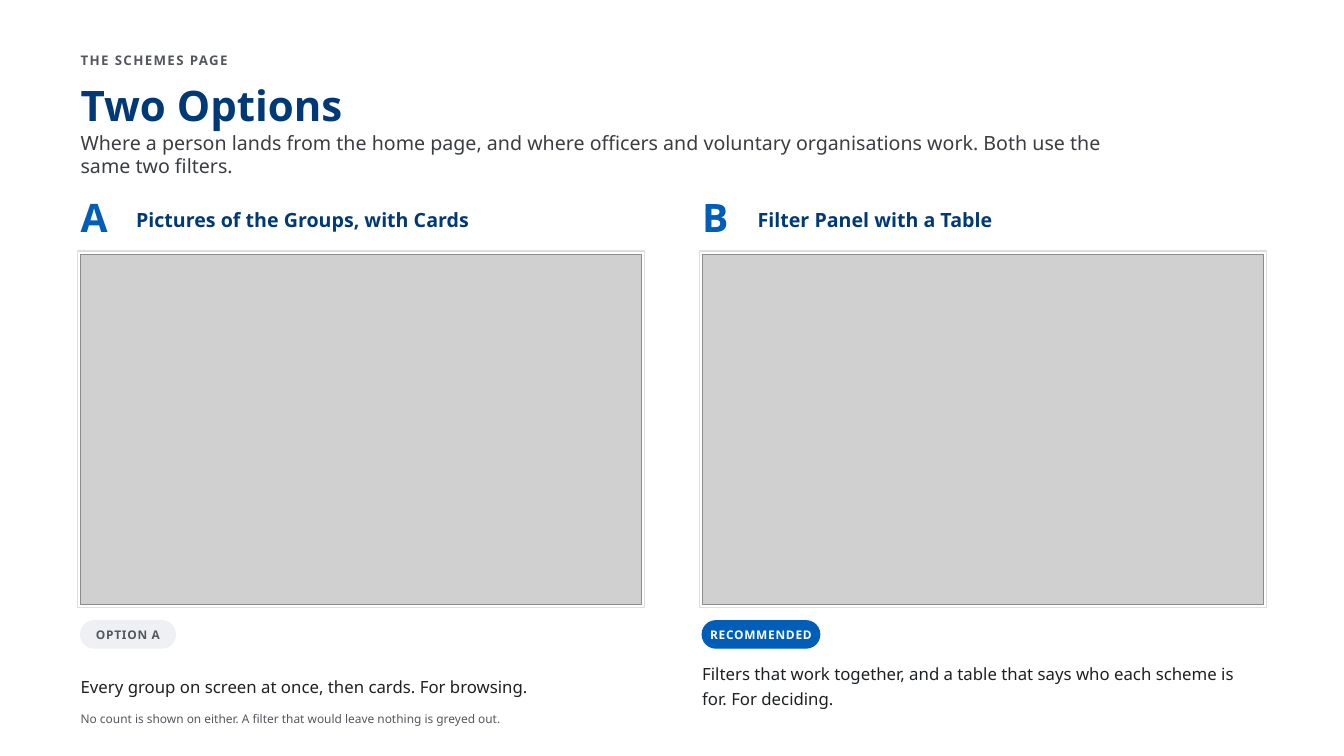
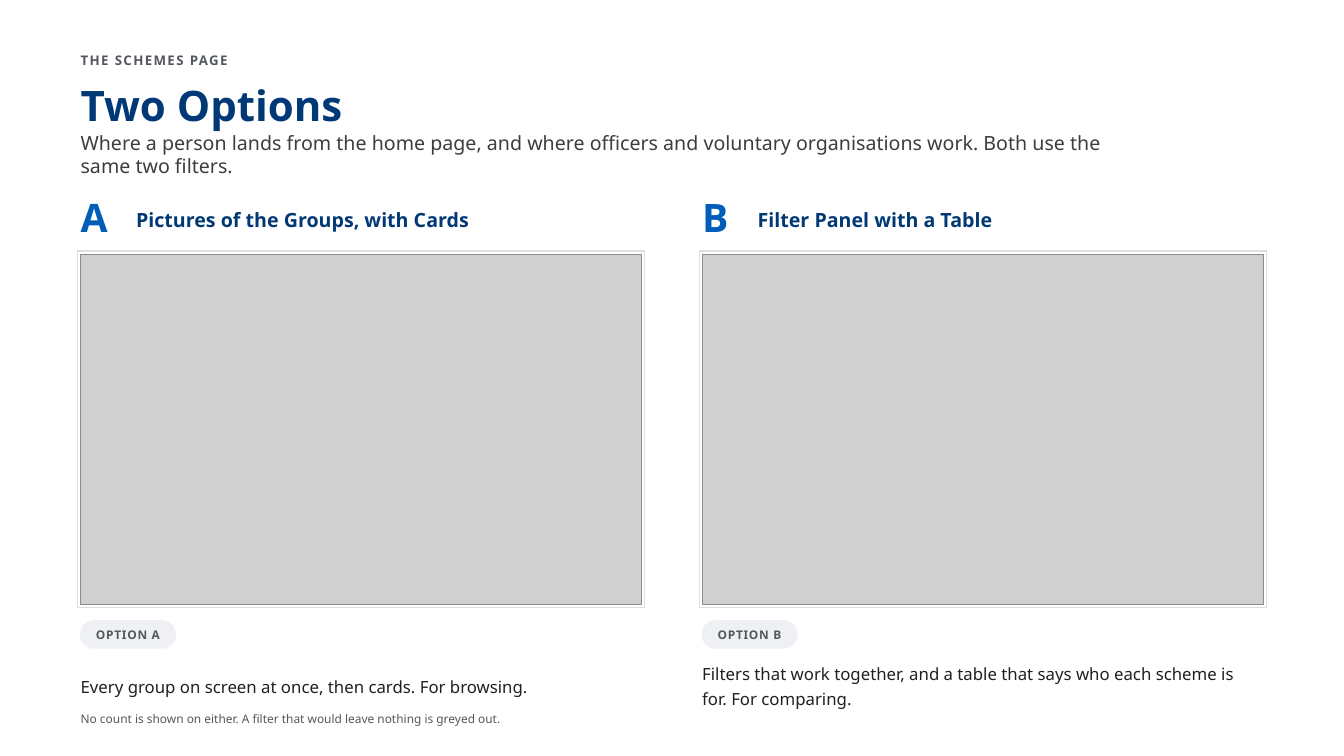
Before and after one commit to AkashShivanand/mosje, a slide deck: slide 7 of docs/plans/MoSJE-Service-Discovery-Options.pptx. Drawn at 1344x756 pixels with LibreOffice and Linux fonts; fonts in the diff are those of the drawing; grey boxes stand for pictures. Boxes give left, top, right and bottom in pixels: in the first picture for what was removed or moved away, otherwise in the second. Text is boxed around its words. In the diff, an @@ line names an element or a change of style, - is before the commit and + after.

Commit message:
feat(service-discovery): a summary that recommends nothing, the WIP Schemes layout, and the assistant on the real site
The deck loses Before Anything Is Built and Three Rules; the closing slide
lists the six options by part of the site and recommends none of them.
The Recommended pills are gone from every page.

Schemes page Option A follows the WIP frame 4759:155021 — search, a Kind
of Support dropdown and Reset above a persona rail that scrolls sideways
and never wraps, every tile the same width with a fixed label height —
and Option B's panel carries a face beside each target group. The
assistant now renders over the website's own home page components, and
its recording hides the demo dock and the accessibility widget.

myScheme's 85 entries for the Ministry are captured in the master and
reconciled to the records in the data-sources report's §9; nothing on a
screen comes from it. The audit's §5 records this pass.

```diff
--- a/docs/plans/MoSJE-Service-Discovery-Options.pptx
+++ b/docs/plans/MoSJE-Service-Discovery-Options.pptx
@@ rounded rectangle resized from (x1=703, y1=621, x2=821, y2=648) to (x1=703, y1=621, x2=798, y2=648) @@
@@ rounded rectangle at (x1=703, y1=621, x2=798, y2=648): fill #005EB9 to #EEF0F3; outline #005EB9 1 pt to #EEF0F3 1 pt @@
@@ text at (x1=718, y1=630, x2=781, y2=639): text changed; text colour #FFFFFF to #54585E @@
-RECOMMENDED
+OPTION B
@@ text at (x1=702, y1=667, x2=1233, y2=709): text changed @@
-Filters that work together, and a table that says who each scheme is for. For deciding.
+Filters that work together, and a table that says who each scheme is for. For comparing.
```
Also in this commit, not shown: 4 other slides changed, 1 slide added, 3 slides removed, 31 other files.
